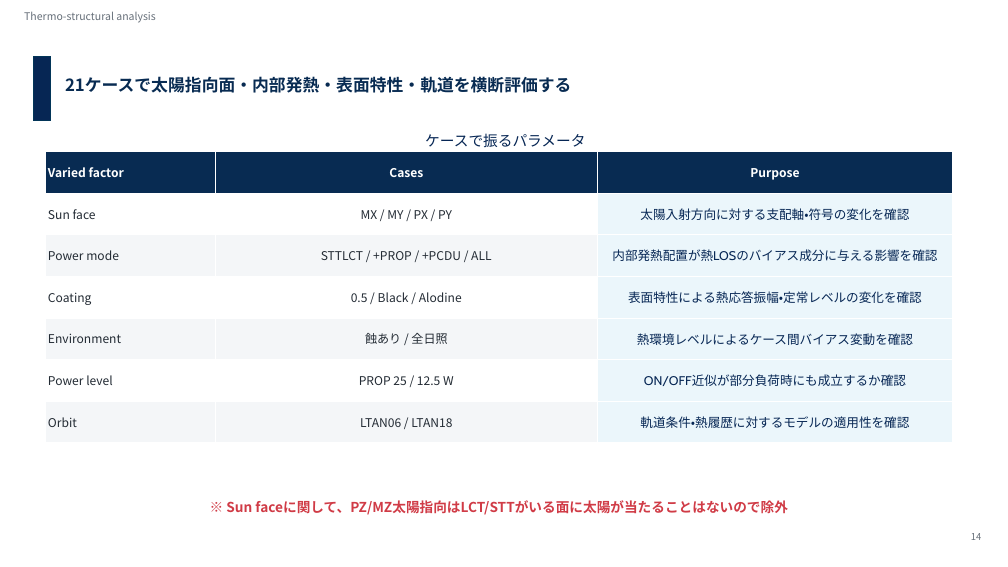
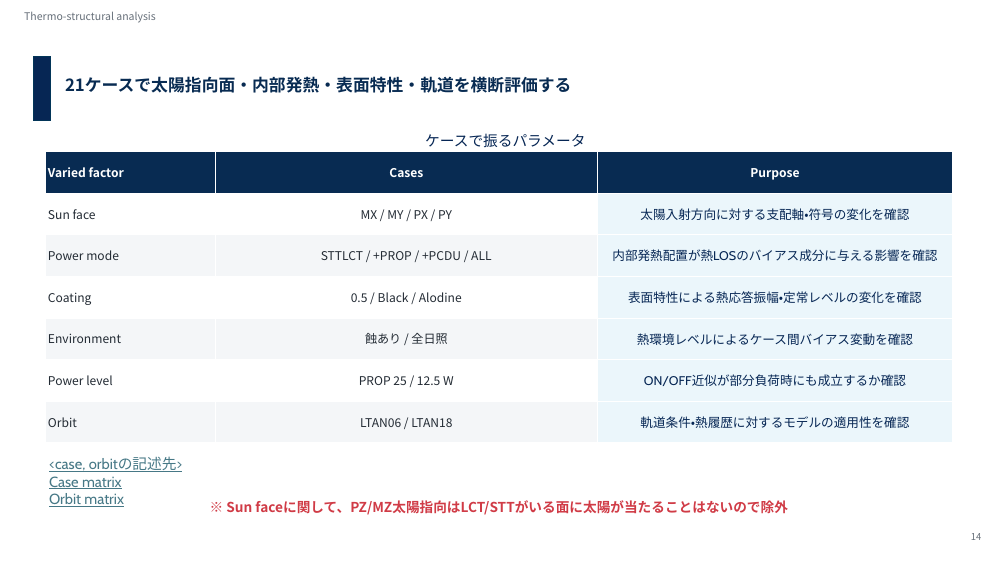
Before and after one commit to Hideki-1029/thermal-deformation-optcomm, a slide deck: slide 13 of papers/seminar/20260721_optcommrg_takamoto_v3_issl.pptx. Drawn at 1008x567 pixels with LibreOffice and Linux fonts; fonts in the diff are those of the drawing; background and template pictures are left out. Boxes give left, top, right and bottom in pixels: in the first picture for what was removed or moved away, otherwise in the second. Text is boxed around its words. In the diff, an @@ line names an element or a change of style, - is before the commit and + after.

```diff
--- a/papers/seminar/20260721_optcommrg_takamoto_v3_issl.pptx
+++ b/papers/seminar/20260721_optcommrg_takamoto_v3_issl.pptx
@@ text added at box(49, 456, 183, 507), 28 pt, text #467886, underline @@
+<case, orbitの記述先>
+Case matrix
+Orbit matrix
```
Also in this commit, not shown: 17 other slides changed, 3 slides added, 2 slides removed.
